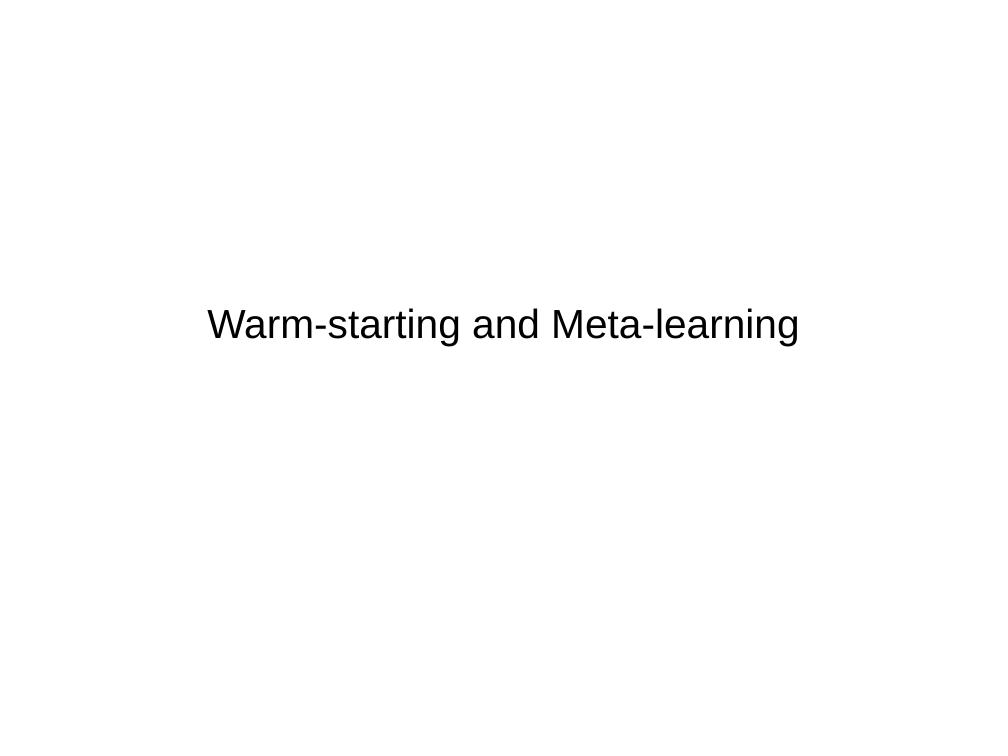
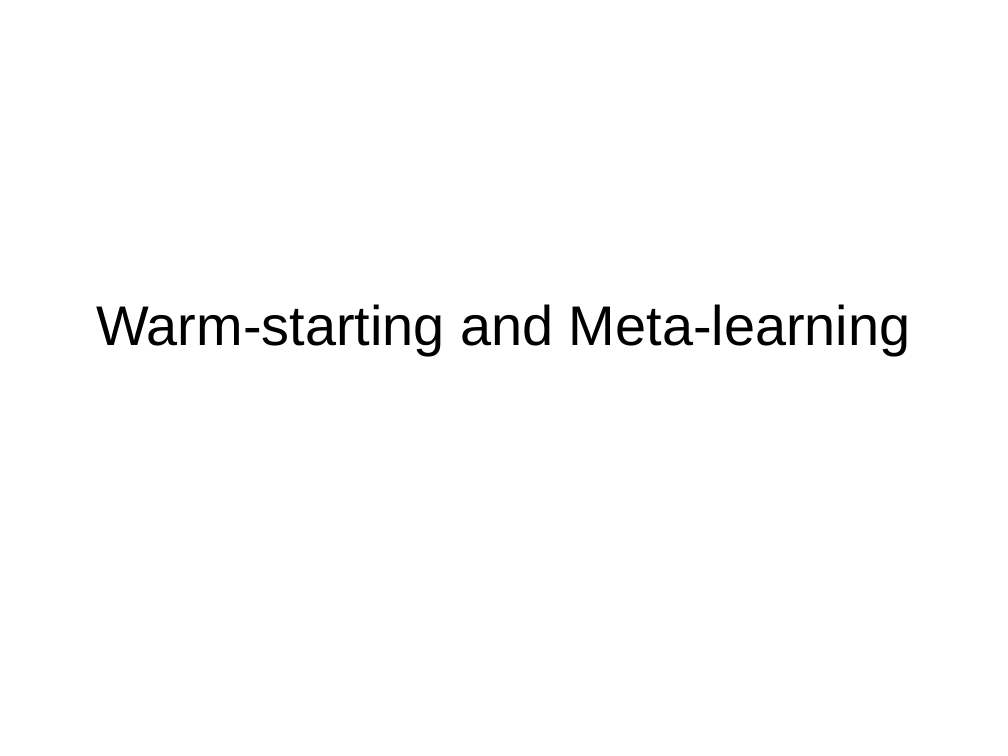
Before and after one commit to amueller/talks_odt, a slide deck: slide 25 of 2017/automating_machine_learning_with_the_best.odp (slide 29 before the commit). Drawn at 1008x756 pixels with LibreOffice and Linux fonts; fonts in the diff are those of the drawing. Boxes give left, top, right and bottom in pixels: in the first picture for what was removed or moved away, otherwise in the second. Text is boxed around its words. In the diff, an @@ line names an element or a change of style, - is before the commit and + after.

```diff
--- a/2017/automating_machine_learning_with_the_best.odp
+++ b/2017/automating_machine_learning_with_the_best.odp
@@ subtitle "Warm-starting and Meta-learning" at (96,304,910,355): size 32 to 44 pt @@
```
Also in this commit, not shown: 15 other slides changed, 4 slides added, 4 slides removed, 2 other files.
